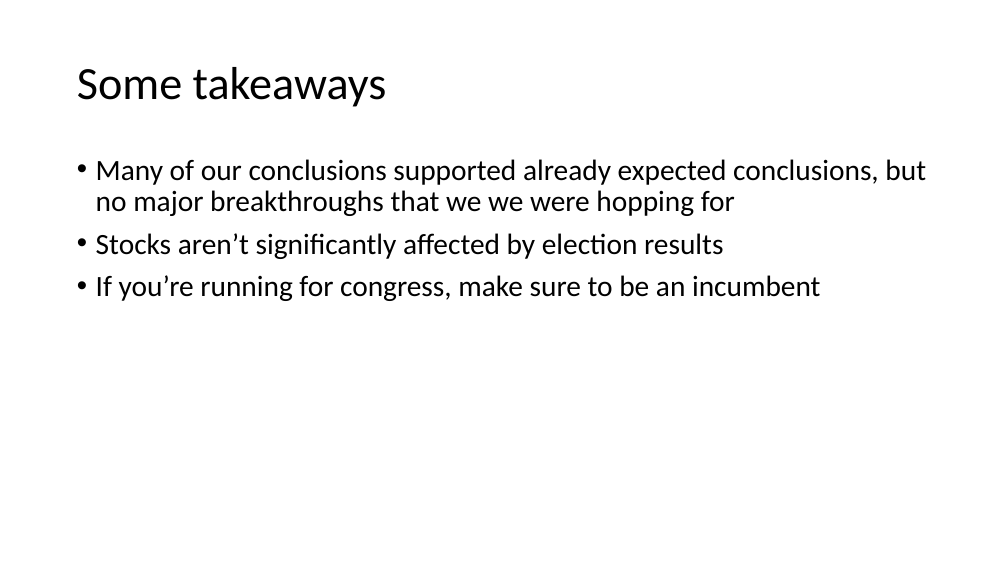
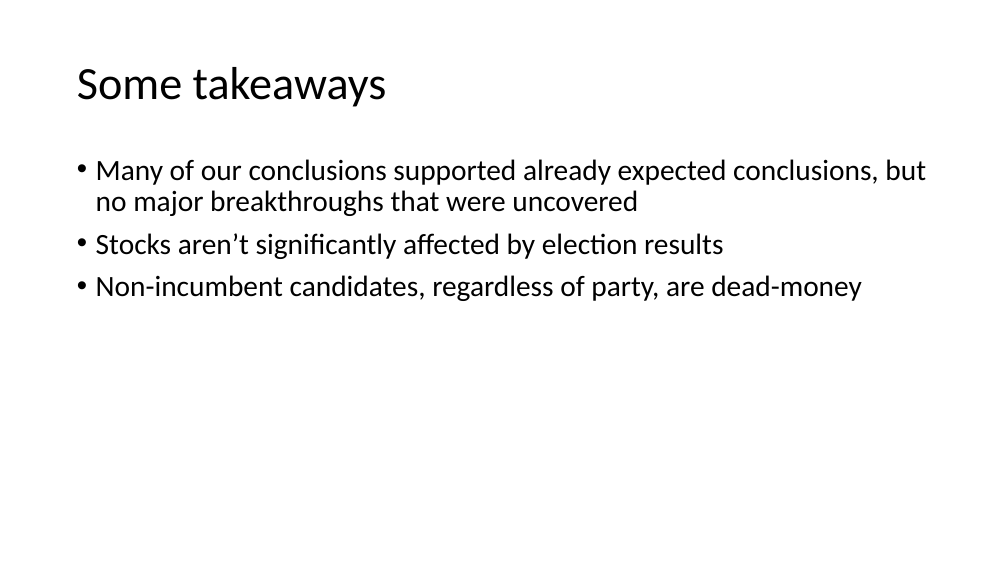
Before and after one commit to arifyali/50-percent-Chance-of-Awesome, a slide deck: slide 27 of Combined Slidedeck.pptx (slide 21 before the commit). Drawn at 1008x567 pixels with LibreOffice and Linux fonts; fonts in the diff are those of the drawing. Boxes give left, top, right and bottom in pixels: in the first picture for what was removed or moved away, otherwise in the second. Text is boxed around its words. In the diff, an @@ line names an element or a change of style, - is before the commit and + after.

```diff
--- a/Combined Slidedeck.pptx
+++ b/Combined Slidedeck.pptx
@@ text at (96,159,926,216): text changed @@
-• Many of our conclusions supported already expected conclusions, but no major breakthroughs that we we were hopping for
+• Many of our conclusions supported already expected conclusions, but no major breakthroughs that were uncovered
@@ text at (96,275,862,301): text changed @@
-• If you’re running for congress, make sure to be an incumbent
+• Non-incumbent candidates, regardless of party, are dead-money
```
Also in this commit, not shown: 2 other slides changed, 6 slides added, 1 slide removed.
